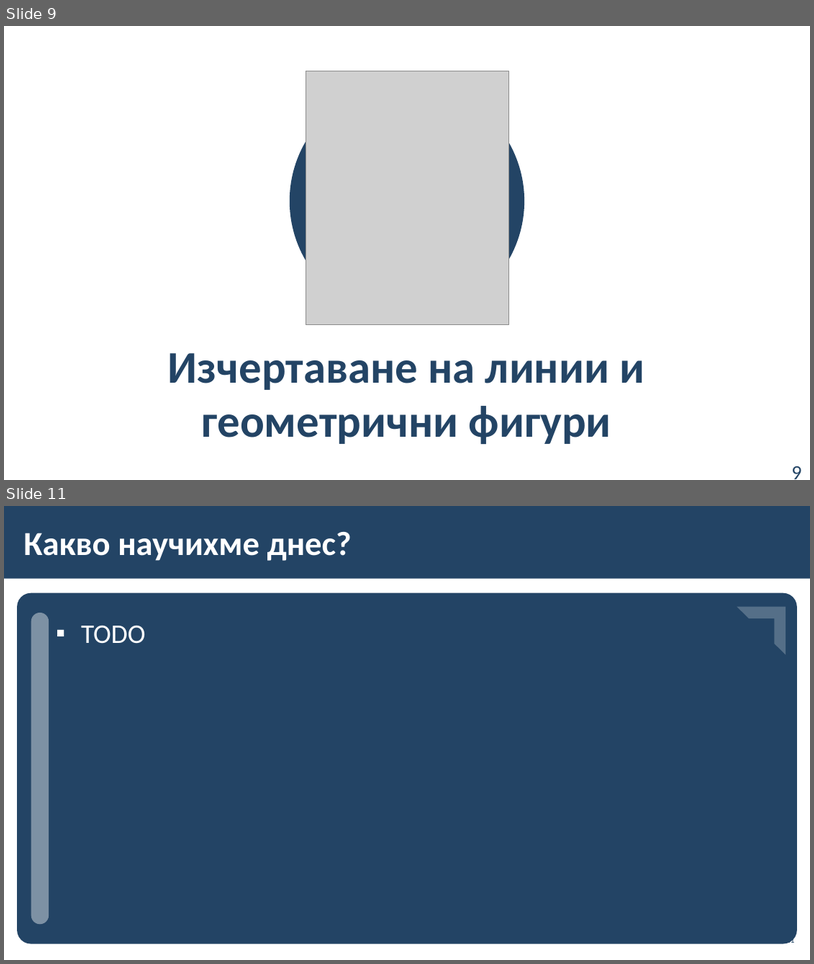
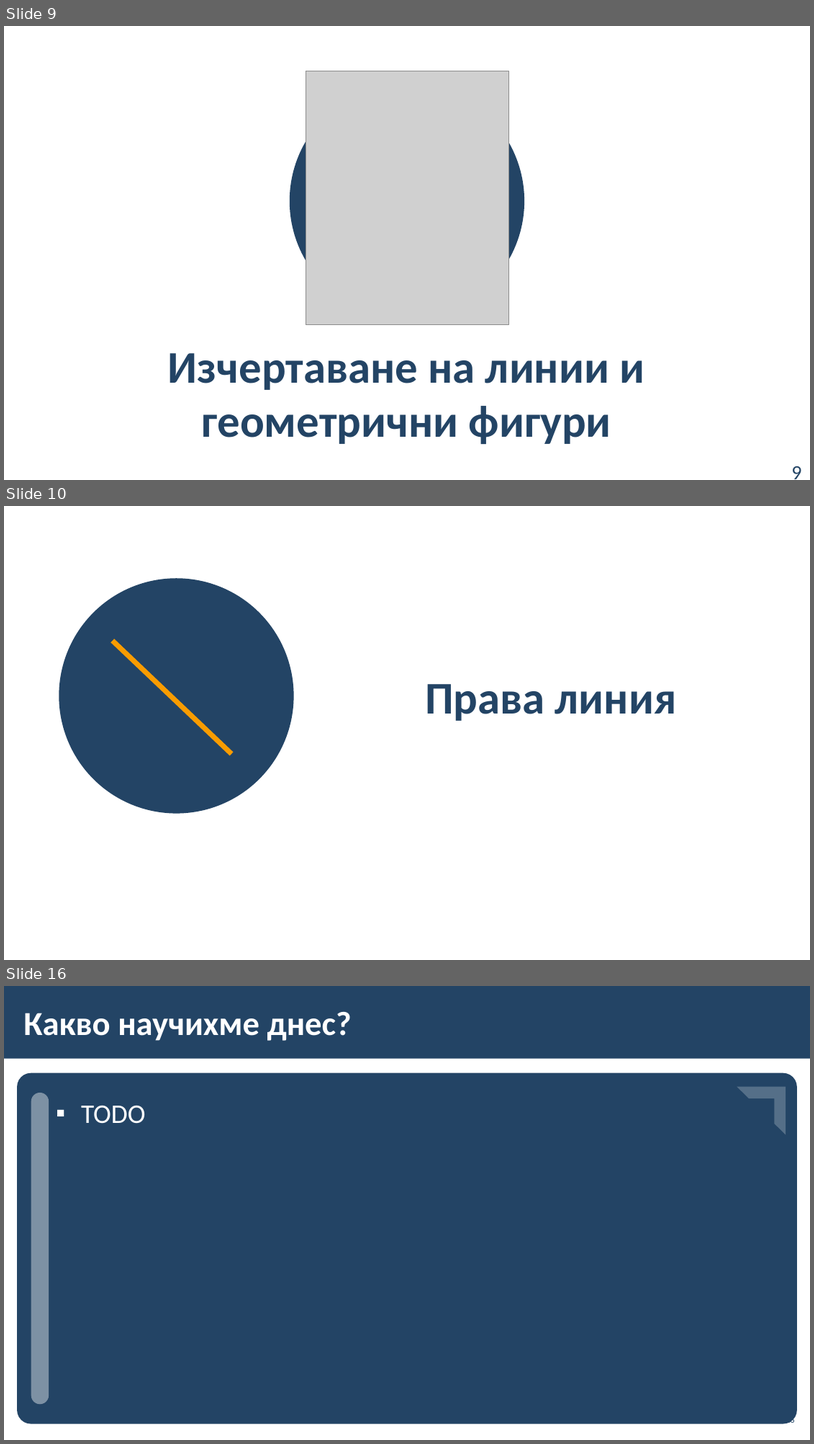
Before and after one commit to BG-IT-Edu/School-Programming, a slide deck: Courses/Computer-Modeling-and-IT/Computer-Modeling-and-IT-5-Class/13-Freehand-Drawing-and-Painting-Tools/13-Freehand-Drawing-and-Painting-Tools.pptx. Shown one above the other, each under a label of ours: slides 9 and 11 before the commit, slides 9, 10 and 16 after it; the slides between them are not shown. The pictures are 814x964 and 814x1444 pixels, drawn with LibreOffice and Linux fonts; fonts in the diff are those of the drawing; grey boxes stand for pictures; background and template pictures are left out. Boxes give left, top, right and bottom in pixels: in the first picture for what was removed or moved away, otherwise in the second. Text is boxed around its words. In the diff, an @@ line names an element or a change of style, - is before the commit and + after.

```diff
--- a/Courses/Computer-Modeling-and-IT/Computer-Modeling-and-IT-5-Class/13-Freehand-Drawing-and-Painting-Tools/13-Freehand-Drawing-and-Painting-Tools.pptx
+++ b/Courses/Computer-Modeling-and-IT/Computer-Modeling-and-IT-5-Class/13-Freehand-Drawing-and-Painting-Tools/13-Freehand-Drawing-and-Painting-Tools.pptx
@@ slide 10 added at box(4, 506, 810, 960), background #FFFFFF @@
@@ ellipse added at box(59, 578, 294, 813), fill #234465 @@
@@ line added from (112, 641) to (232, 754), #F99C00 6 pt @@
@@ title added at box(425, 684, 677, 721), 54 pt, text #234465, bold @@
+Права линия
@@ what was slide 11 is now slide 16 @@
```
Also in this commit, not shown: 2 slides changed, 4 other slides added.
